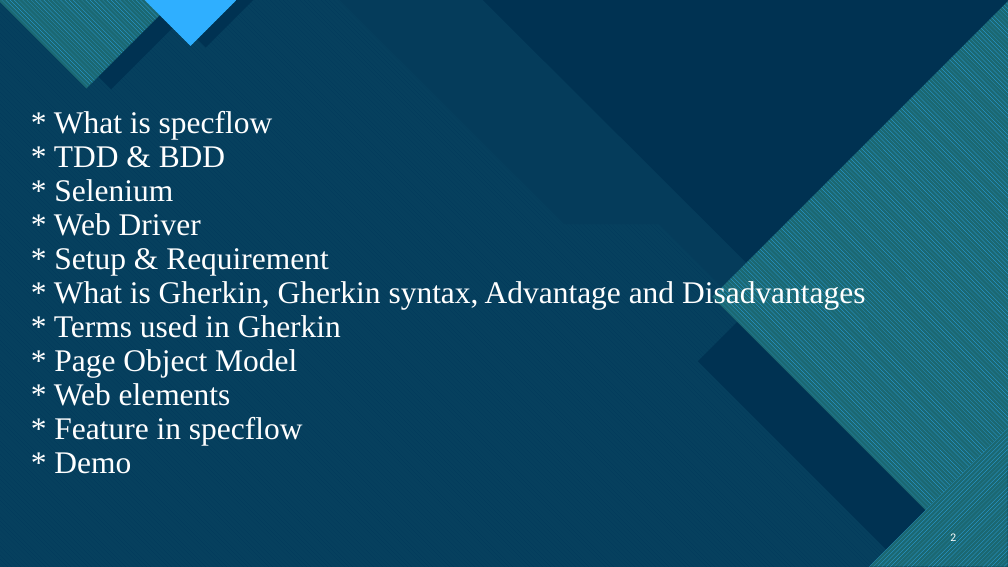
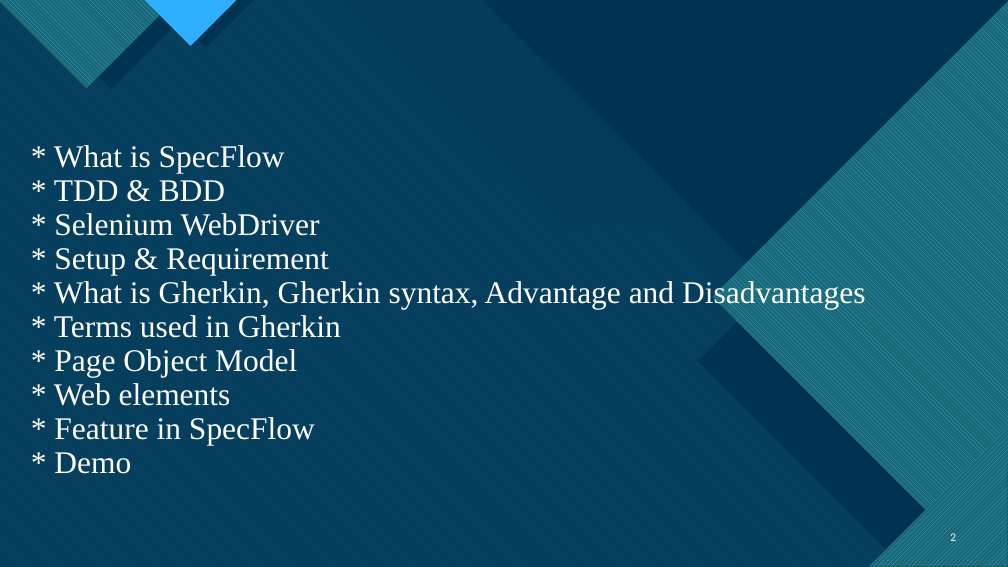
Before and after one commit to ngohungphuc/Presentation, a slide deck: slide 2 of Selenium/Specflow/Web Automation Test with Specflow.pptx. Drawn at 1008x567 pixels with LibreOffice and Linux fonts; fonts in the diff are those of the drawing. Boxes give left, top, right and bottom in pixels: in the first picture for what was removed or moved away, otherwise in the second. Text is boxed around its words. In the diff, an @@ line names an element or a change of style, - is before the commit and + after.

```diff
--- a/Selenium/Specflow/Web Automation Test with Specflow.pptx
+++ b/Selenium/Specflow/Web Automation Test with Specflow.pptx
@@ title at <box>54,145,865,474</box>: text changed @@
-* What is specflow
-* TDD & BDD
-* Selenium
-* Web Driver
-* Setup & Requirement
-* What is Gherkin, Gherkin syntax, Advantage and Disadvantages
-* Terms used in Gherkin
-* Page Object Model
-* Web elements
-* Feature in specflow
-* Demo
+* What is SpecFlow
+* TDD & BDD
+* Selenium WebDriver
+* Setup & Requirement
+* What is Gherkin, Gherkin syntax, Advantage and Disadvantages
+* Terms used in Gherkin
+* Page Object Model
+* Web elements
+* Feature in SpecFlow
+* Demo
```
Also in this commit, not shown: 12 other slides changed, 2 slides added, 3 slides removed.
